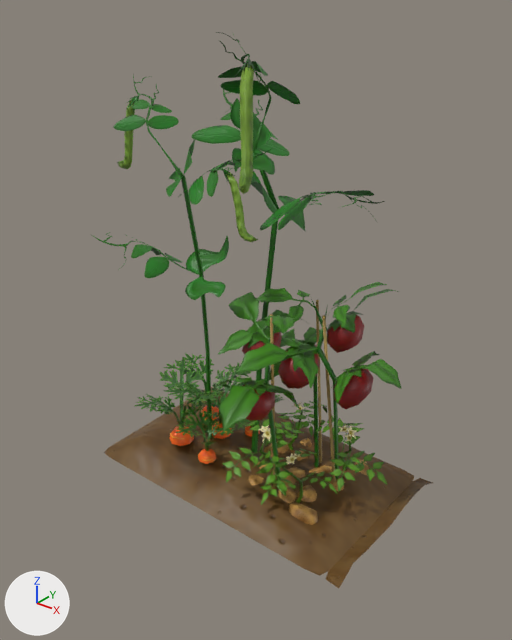
Renders of the glTF model plants.glb from each side of a commit.
Rendered twice from a camera (50 mm lens) standing at (0.845, -1.083, 1.617) and looking at (0.014, -0.044, 0.973). The lights are fixed; the arrows at lower left show +X, +Y and +Z. The picture after the commit comes second. Where no turn or scale is listed for an object, it has been applied to the vertices. Vertices at exactly the same position are counted once.

Objects in the first picture: 'Bed_low_Bed_0', 'Carrot_Plants_0', 'Peas_Plants_0', 'Potato_Plants_0', 'Tomato_Plants_0'.
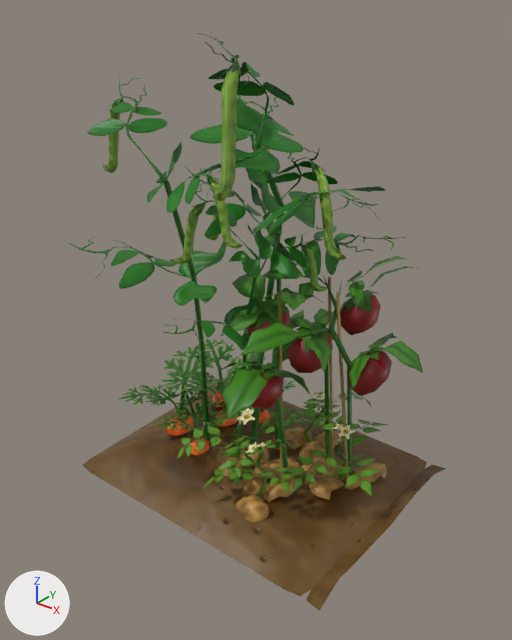
Changed parts and their boxes [x1, y1, x2, y2] in the pictures (512 x 640 px):
'Bed_low_Bed_0', rescaled (10% wider, 16% taller): before [104, 387, 433, 588]; after [83, 378, 446, 611]
'Peas_Plants_0', rescaled (8% wider): before [91, 32, 385, 453]; after [68, 31, 385, 445]
'Tomato_Plants_0', moved, rescaled (10% wider, 10% taller): before [214, 282, 401, 486]; after [218, 256, 423, 480]
'Potato_Plants_0', reshaped (27% wider): before [222, 401, 388, 525]; after [177, 391, 388, 522]
'Peas_Plants_0.001', added: after [164, 148, 404, 456]
'Carrot_Plants_0', reshaped (19% wider): before [135, 353, 285, 464]; after [118, 339, 297, 455]

Diff of the bpy script that builds the scene:
```diff
--- a/plants.glb.py
+++ b/plants.glb.py
@@ me_bed_low_bed_0 @@
 # used by ob_bed_low_bed_0; location = (0.0, 0.0, 0.0)
-me_bed_low_bed_0.from_pydata(...)  # 167 vertices, 275 faces; spans x -0.35..0.344, y -0.202..0.202, z 0.56..0.613
+me_bed_low_bed_0.from_pydata(...)  # 167 vertices, 275 faces; spans x -0.35..0.344, y -0.269..0.269, z 0.56..0.613
+# me_bed_low_bed_0 part 1: the whole mesh is scaled about its middle by (1, 1.33, 1)
 me_bed_low_bed_0.materials.append(mat_material)
@@ me_carrot_plants_0 @@
 # used by ob_carrot_plants_0; location = (0.0, 0.0, 0.0)
-me_carrot_plants_0.from_pydata(...)  # 465 vertices, 555 faces; spans x -0.32..0.002, y -0.2..0.111, z 0.604..0.77
+me_carrot_plants_0.from_pydata(...)  # 465 vertices, 555 faces; spans x -0.333..-0.012, y -0.207..0.211, z 0.604..0.77
+# me_carrot_plants_0 part 2: the whole mesh is multiplied about its middle by the matrix ((0.994, 0.14, 0.0), (-0.105, 1.325, 0.0), (0.0, 0.0, 1.0)), then moved by (-0.031, 0.042, 0.0)
 me_carrot_plants_0.materials.append(mat_plants)
@@ me_peas_plants_0 @@
 # used by ob_peas_plants_0; location = (0.0, 0.0, 0.0)
-me_peas_plants_0.from_pydata(...)  # 453 vertices, 600 faces; spans x -0.33..0.31, y -0.208..0.208, z 0.603..1.544
+me_peas_plants_0.from_pydata(...)  # 453 vertices, 600 faces; spans x -0.33..0.31, y -0.277..0.277, z 0.603..1.544
+# me_peas_plants_0 part 3: the whole mesh is scaled about its middle by (1, 1.33, 1)
 me_peas_plants_0.materials.append(mat_plants)
@@ me_potato_plants_0 @@
 # used by ob_potato_plants_0; location = (0.0, 0.0, 0.0)
-me_potato_plants_0.from_pydata(...)  # 500 vertices, 580 faces; spans x -0.038..0.302, y -0.186..0.178, z 0.568..0.74
+me_potato_plants_0.from_pydata(...)  # 500 vertices, 580 faces; spans x -0.084..0.307, y -0.229..0.239, z 0.588..0.765
+# me_potato_plants_0 part 4: the whole mesh is multiplied about its middle by the matrix ((0.942, 0.57, 0.0), (-0.428, 1.254, 0.0), (0.0, 0.0, 1.034)), then moved by (-0.018, -0.018, 0.022)
 me_potato_plants_0.materials.append(mat_plants)
@@ me_tomato_plants_0 @@
 # used by ob_tomato_plants_0; location = (0.0, 0.0, 0.0)
-me_tomato_plants_0.from_pydata(...)  # 492 vertices, 633 faces; spans x -0.078..0.333, y -0.277..0.216, z 0.581..1.078
+me_tomato_plants_0.from_pydata(...)  # 492 vertices, 633 faces; spans x -0.085..0.363, y -0.279..0.26, z 0.587..1.13
+# me_tomato_plants_0 part 5: the whole mesh is scaled about its middle by 1.09, then moved by (0.012, 0.021, 0.029)
 me_tomato_plants_0.materials.append(mat_plants)
@@ me_peas_plants_0_001 @@
+me_peas_plants_0_001.from_pydata(...)  # 453 vertices, 600 faces; spans x -0.261..0.242, y -0.268..0.254, z 0.603..1.351
+me_peas_plants_0_001.materials.append(mat_plants)
@@ ob_peas_plants_0_001 @@
+ob_peas_plants_0_001 = bpy.data.objects.new('Peas_Plants_0.001', me_peas_plants_0_001)
+ob_peas_plants_0_001.location = (0.0, 0.0, 0.0)
```
